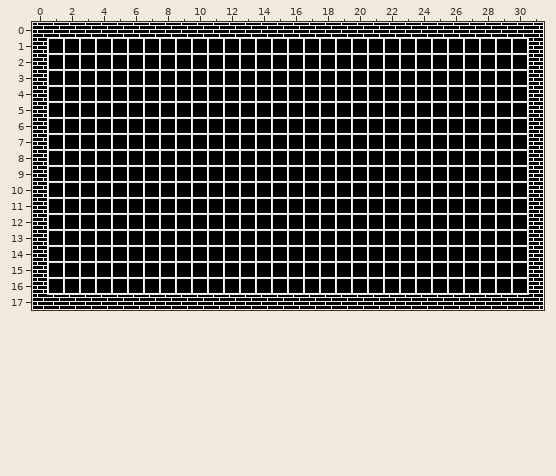
Level history. Tiled map (JSON): assets/tilemaps/stage0.json. Above: the version before the commit.
Cells are 16x16 px. Shown: x 0..31, y 0..17.
After the commit:
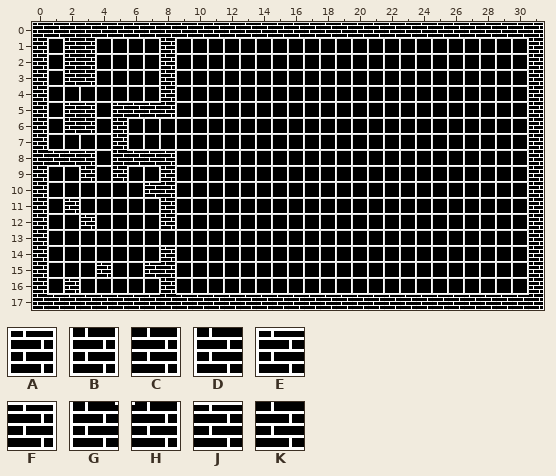
Key: from "walls": A 0, B 1, C 2, D 3, E 4, F 5, G 6, H 8, J 10, K 11.
_ is an empty cell.
Message: added score, new tiles
What changed:
Layer "walls":
y 1..3: x 2..3 __ -> DC; x 8 _ -> B
y 4: x 8 _ -> B
y 5: x 2..3 __ -> EF; x 5..8 ____ -> EJJH
y 6: x 2..3 __ -> DC; x 5 _ -> B
y 7: x 5 _ -> B
y 8: x 0..3 B___ -> DJJF; x 5..8 ____ -> GJJF
y 9: x 3 _ -> B; x 5 _ -> B; x 8 _ -> B
y 10: x 7..8 __ -> EH
y 11: x 2 _ -> A; x 8 _ -> B
y 12: x 3 _ -> A; x 8 _ -> B
y 14: x 8 _ -> A
y 15: x 4 _ -> A; x 7..8 __ -> EH
y 16: x 2 _ -> A; x 8 _ -> B
y 17: x 8 J -> K
Pixel boxes of the changes (left, top, right, bottom) in both pictures:
added: (65, 38, 95, 85)
added: (113, 38, 175, 229)
added: (65, 103, 95, 133)
changed: (47, 150, 95, 181)
added: (65, 199, 95, 229)
changed: (145, 247, 176, 295)
added: (97, 263, 111, 277)
added: (65, 279, 79, 293)
